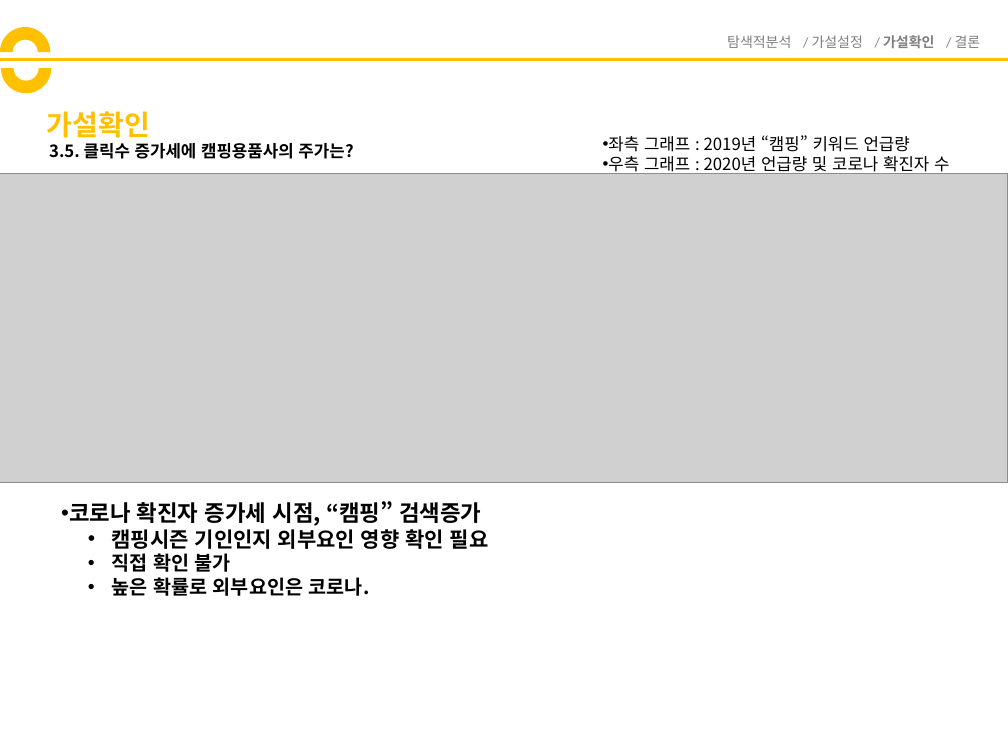
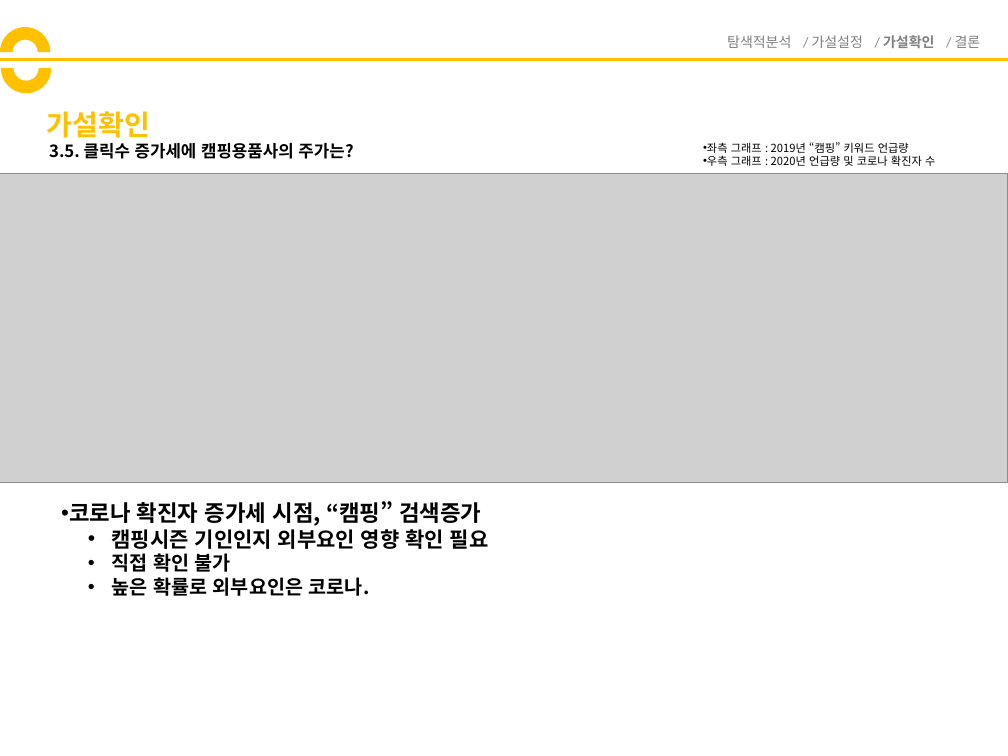
Before and after one commit to y0ngma/PostCorona, a slide deck: slide 8 of 가설확인.pptx (slide 7 before the commit). Drawn at 1008x756 pixels with LibreOffice and Linux fonts; fonts in the diff are those of the drawing; grey boxes stand for pictures. Boxes give left, top, right and bottom in pixels: in the first picture for what was removed or moved away, otherwise in the second. Text is boxed around its words. In the diff, an @@ line names an element or a change of style, - is before the commit and + after.

```diff
--- a/가설확인.pptx
+++ b/가설확인.pptx
@@ text "좌측 그래프 : 2019년 “캠핑” ...": place and size @@
-text "좌측 그래프 : 2019년 “캠핑” ..." at (608, 135, 949, 175)
+text "좌측 그래프 : 2019년 “캠핑” ..." at (703, 142, 935, 166)
@@ text "좌측 그래프 : 2019년 “캠핑” ..." at (703, 142, 935, 166): size 12 to 8 pt @@
```
Also in this commit, not shown: 5 other slides changed, 1 slide added, 3 other files.
